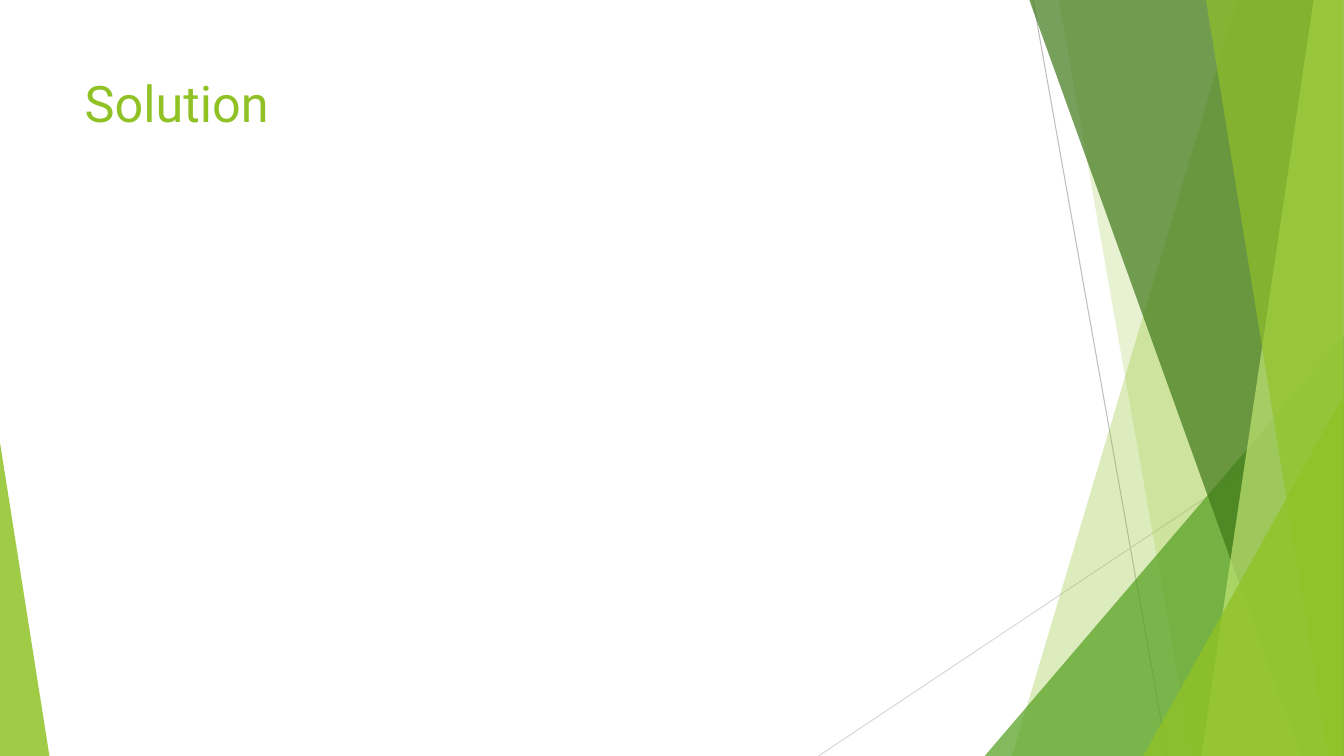
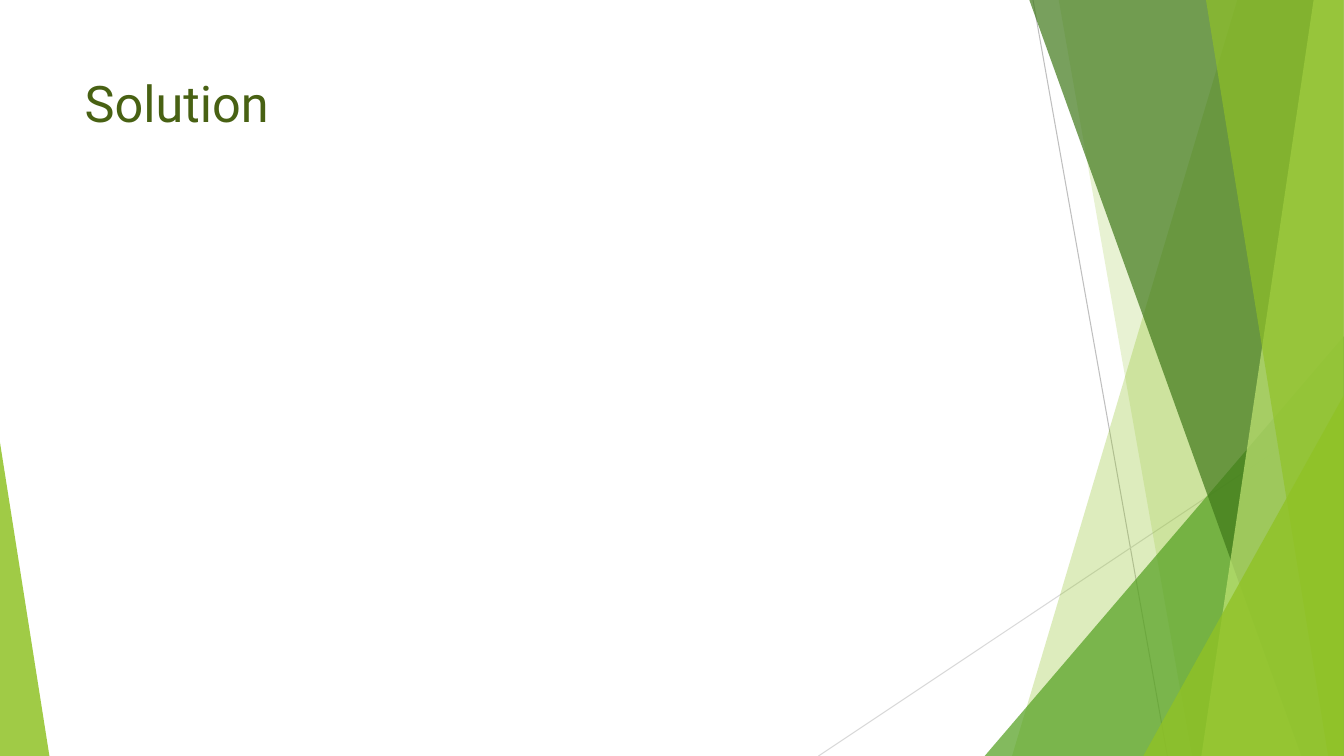
Before and after one commit to NorahAba/Freport, a slide deck: slide 5 of FinalPresentation.pptx. Drawn at 1344x756 pixels with LibreOffice and Linux fonts; fonts in the diff are those of the drawing. Boxes give left, top, right and bottom in pixels: in the first picture for what was removed or moved away, otherwise in the second. Text is boxed around its words. In the diff, an @@ line names an element or a change of style, - is before the commit and + after.

```diff
--- a/FinalPresentation.pptx
+++ b/FinalPresentation.pptx
@@ title "Solution" at (x1=85, y1=84, x2=269, y2=123): text colour #90C226 to #486113 @@
```
Also in this commit, not shown: 5 other slides changed, 2 slides added.
